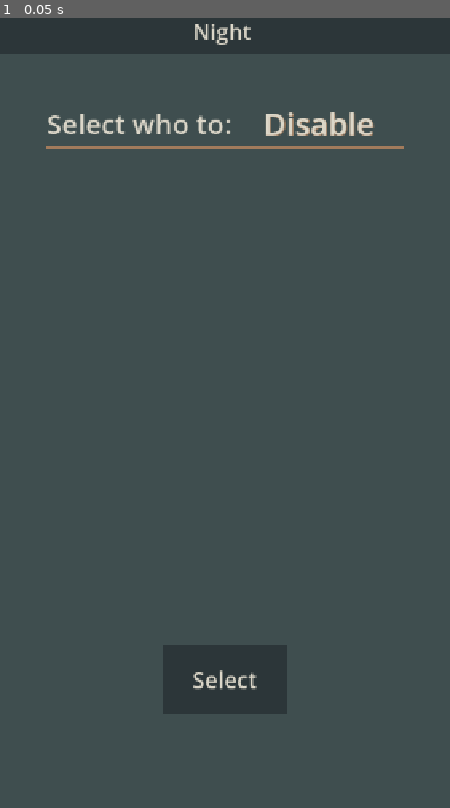
Above: before the commit, frame 1.
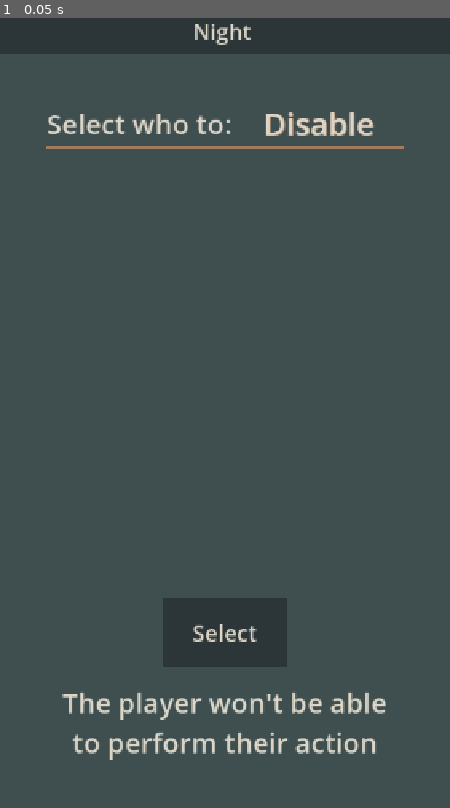
Above: after the commit, the same moment.

Repository: bojandam/LANPartyMafia
Game: Godot game, scene res://Scenes/MainGame.tscn
Same seed, same stepped clock (60 frames per second), same inputs: the game is played once before the commit and once after it. This scene is started directly instead of the project's main scene.
Inputs:
- Up to frame 1 (0.05 s): no input

The runs differ from the first frame. In frame 1, 1.8% of the frame differs, in the area x 13-86%, y 76-94%.

Commit message:
mid apply effect implementation

Diff:
--- a/Scenes/MainGame.tscn
+++ b/Scenes/MainGame.tscn
@@ -86,6 +86,10 @@
 [sub_resource type="ButtonGroup" id="ButtonGroup_iuea6"]
 allow_unpress = true
 
+[sub_resource type="LabelSettings" id="LabelSettings_kvfik"]
+font_size = 44
+font_color = Color(0.8627451, 0.84313726, 0.7882353, 1)
+
 [node name="RootControl" type="Control" unique_id=1294606147]
 layout_mode = 3
 anchors_preset = 15
@@ -148,7 +152,7 @@
 theme_override_constants/margin_left = 75
 theme_override_constants/margin_top = 75
 theme_override_constants/margin_right = 75
-theme_override_constants/margin_bottom = 150
+theme_override_constants/margin_bottom = 75
 
 [node name="NightWait" type="CenterContainer" parent="BackgroundRect/MainMarginContainer" unique_id=2095971576]
 visible = false
@@ -163,6 +167,7 @@
 vertical_alignment = 1
 
 [node name="EffectSelector" type="VBoxContainer" parent="BackgroundRect/MainMarginContainer" unique_id=1452770353]
+unique_name_in_owner = true
 layout_mode = 2
 theme_override_constants/separation = 25
 
@@ -191,7 +196,8 @@
 horizontal_alignment = 1
 vertical_alignment = 1
 
-[node name="NameList" type="GridContainer" parent="BackgroundRect/MainMarginContainer/EffectSelector" unique_id=468703840]
+[node name="EffectNameList" type="GridContainer" parent="BackgroundRect/MainMarginContainer/EffectSelector" unique_id=468703840]
+unique_name_in_owner = true
 layout_mode = 2
 size_flags_vertical = 3
 columns = 2
@@ -207,7 +213,7 @@
 "isPlayerPressed": "pressed"
 })
 
-[node name="base_button" type="Button" parent="BackgroundRect/MainMarginContainer/EffectSelector/NameList" unique_id=1474166345]
+[node name="base_button" type="Button" parent="BackgroundRect/MainMarginContainer/EffectSelector/EffectNameList" unique_id=1474166345]
 custom_minimum_size = Vector2(0, 80)
 layout_mode = 2
 size_flags_horizontal = 3
@@ -218,12 +224,23 @@
 button_group = SubResource("ButtonGroup_iuea6")
 text = "Name"
 
-[node name="Select" type="Button" parent="BackgroundRect/MainMarginContainer/EffectSelector" unique_id=583847930]
+[node name="EffectPlayerSelect" type="Button" parent="BackgroundRect/MainMarginContainer/EffectSelector" unique_id=583847930]
+unique_name_in_owner = true
 custom_minimum_size = Vector2(200, 100)
 layout_mode = 2
 size_flags_horizontal = 4
 text = "Select"
 
+[node name="EffectHint" type="Label" parent="BackgroundRect/MainMarginContainer/EffectSelector" unique_id=113443886]
+unique_name_in_owner = true
+custom_minimum_size = Vector2(400, 100)
+layout_mode = 2
+text = "The player won't be able to perform their action"
+label_settings = SubResource("LabelSettings_kvfik")
+horizontal_alignment = 1
+vertical_alignment = 1
+autowrap_mode = 3
+
 [node name="MultiplayerController" type="Node" parent="." unique_id=2020333862]
 unique_name_in_owner = true
 script = ExtResource("1_frf35")
--- a/Scripts/MainGame/day_night_controller.gd
+++ b/Scripts/MainGame/day_night_controller.gd
@@ -1,4 +1,7 @@
 extends Node
+
+
+signal _role_finished
 
 enum State{Day,Night}
 enum Effects{Rumored, Disabled, Defended, Healed}
@@ -15,9 +18,19 @@
 
 @rpc("authority","call_local")
 func select_player_for_effect(player_list:Array[String],effects:Array[Effects]):
-	#Player_selection_screen.genarate(), .show()
-	#await select player button
-	pass
+	%EffectNameList.generate(player_list)
+	%EffectSelector.show()
+	#to do: Effect Hint
+	await %EffectPlayerSelect.pressed
+	%EffectSelector.hide()
+	var selection:String = %EffectNameList.selection
+	_add_effect_to_player.rpc_id(1,effects,selection)
+	_call_role_finished.rpc_id(1)
+
+@rpc("any_peer","call_local")
+func _call_role_finished():
+	_role_finished.emit()
+
 
 func has_effect(player:String, effect:Effects):
 	return _effect_tracker.has(player) and _effect_tracker[player].has(effect)
@@ -67,5 +80,6 @@
 			RoleController.Roles.Maniac:
 				#select_player_for_action(player_lsit,kill)
 				pass
+		await _role_finished
 		#to do: Rest of Night
 		pass
